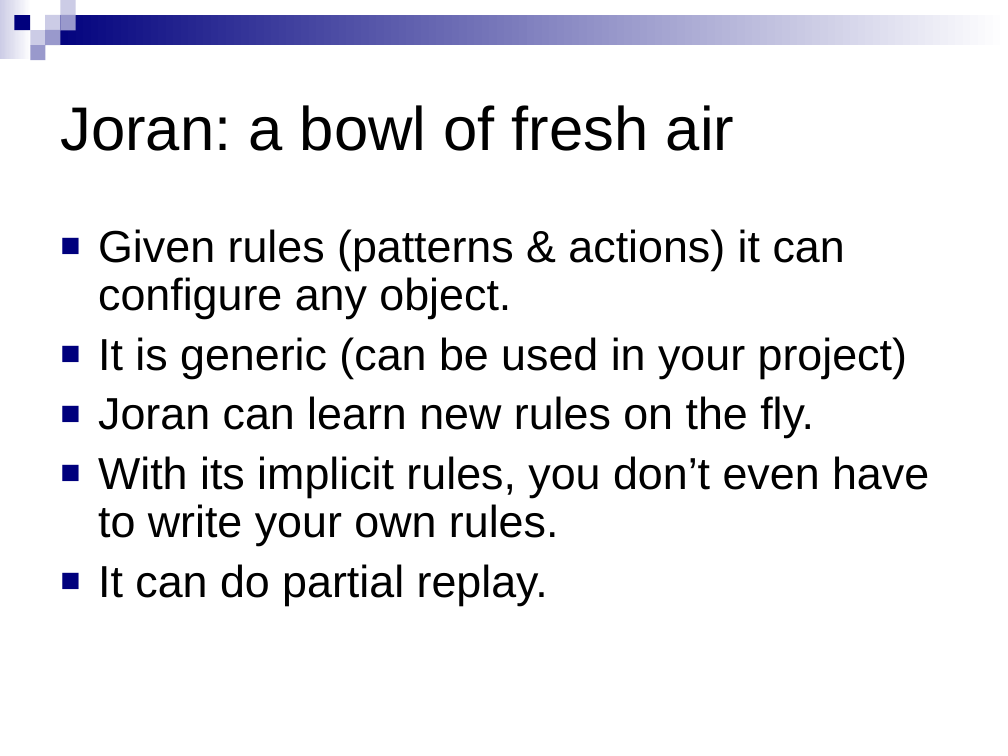
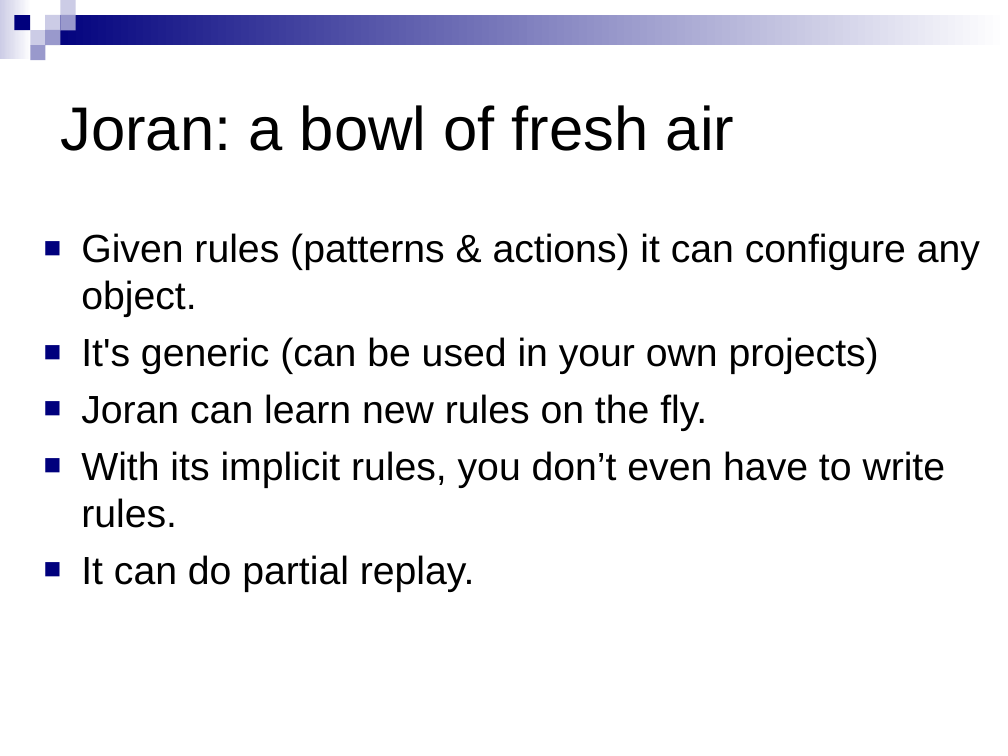
Before and after one commit to qos-ch/logback, a slide deck: slide 8 of logback-site/src/site/resources/10reasons.ppt. Drawn at 1008x756 pixels with LibreOffice and Linux fonts; fonts in the diff are those of the drawing; background and template pictures are left out. Boxes give left, top, right and bottom in pixels: in the first picture for what was removed or moved away, otherwise in the second. Text is boxed around its words. In the diff, an @@ line names an element or a change of style, - is before the commit and + after.

```diff
--- a/logback-site/src/site/resources/10reasons.ppt
+++ b/logback-site/src/site/resources/10reasons.ppt
@@ text "Given rules (patterns & actions) ...": place and size @@
-text "Given rules (patterns & actions) ..." at box(98, 229, 929, 606)
+text "Given rules (patterns & actions) ..." at box(81, 233, 980, 592)
@@ text at box(81, 233, 980, 592): size 32 to 28 pt in "Given rules (patterns & actions) it can ...", "Joran can learn new rules on the ...", "It can do partial replay."; line spacing 0.9 to 1; less space between paragraphs @@
@@ text at box(81, 337, 879, 374): text changed; size 32 to 28 pt @@
-■ It is generic (can be used in your project)
+■ It's generic (can be used in your own projects)
@@ text at box(81, 451, 946, 528): text changed; size 32 to 28 pt @@
-■ With its implicit rules, you don’t even have to write your own rules.
+■ With its implicit rules, you don’t even have to write rules.
```
Also in this commit, not shown: 3 other slides changed, 2 slides added, 1 slide removed, 2 other files.
